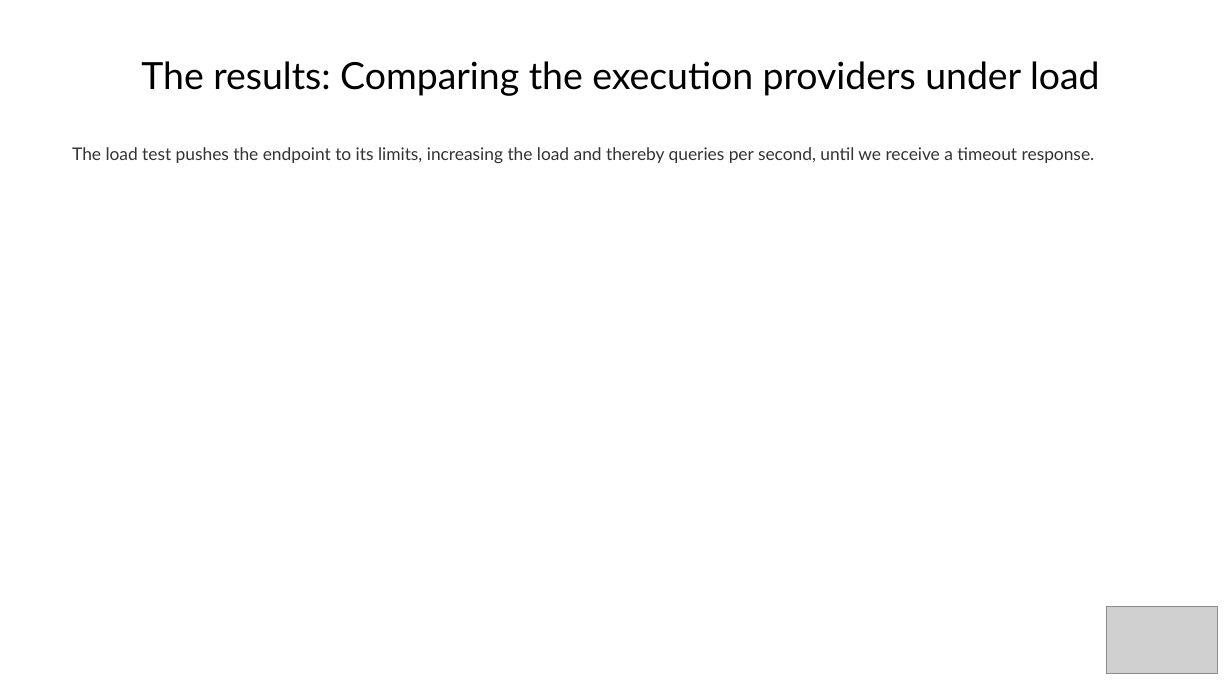
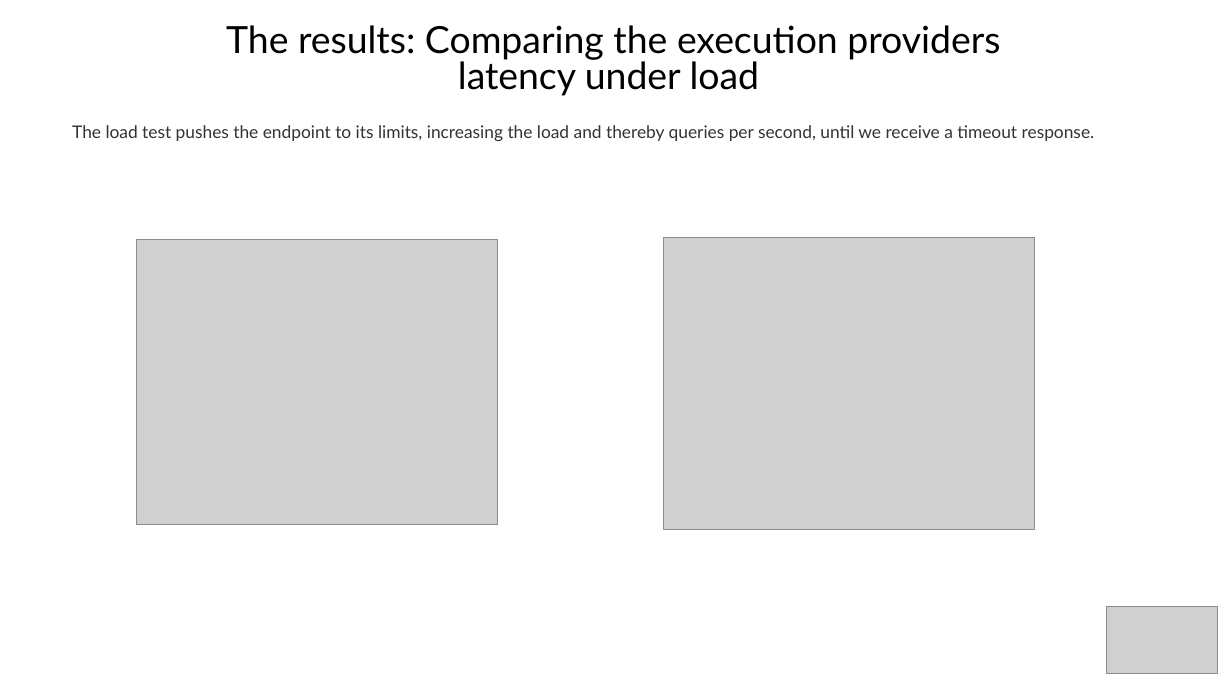
Before and after one commit to akinwilson/heed, a slide deck: slide 23 of reducing-inference-time.odp (slide 11 before the commit). Drawn at 1232x693 pixels with LibreOffice and Linux fonts; fonts in the diff are those of the drawing; grey boxes stand for pictures. Boxes give left, top, right and bottom in pixels: in the first picture for what was removed or moved away, otherwise in the second. Text is boxed around its words. In the diff, an @@ line names an element or a change of style, - is before the commit and + after.

Commit message:
results

```diff
--- a/reducing-inference-time.odp
+++ b/reducing-inference-time.odp
@@ title at bbox=[226, 25, 1000, 96]: text changed @@
-The results: Comparing the execution providers under load
+The results: Comparing the execution providers latency under load
@@ title "The load test pushes the ...": place and size @@
-title "The load test pushes the ..." at bbox=[72, 147, 1095, 163]
+title "The load test pushes the ..." at bbox=[72, 125, 1095, 141]
@@ picture added at bbox=[664, 237, 1035, 529] @@
@@ picture added at bbox=[137, 240, 498, 524] @@
```
Also in this commit, not shown: 8 other slides changed, 13 slides added, 1 slide removed.
